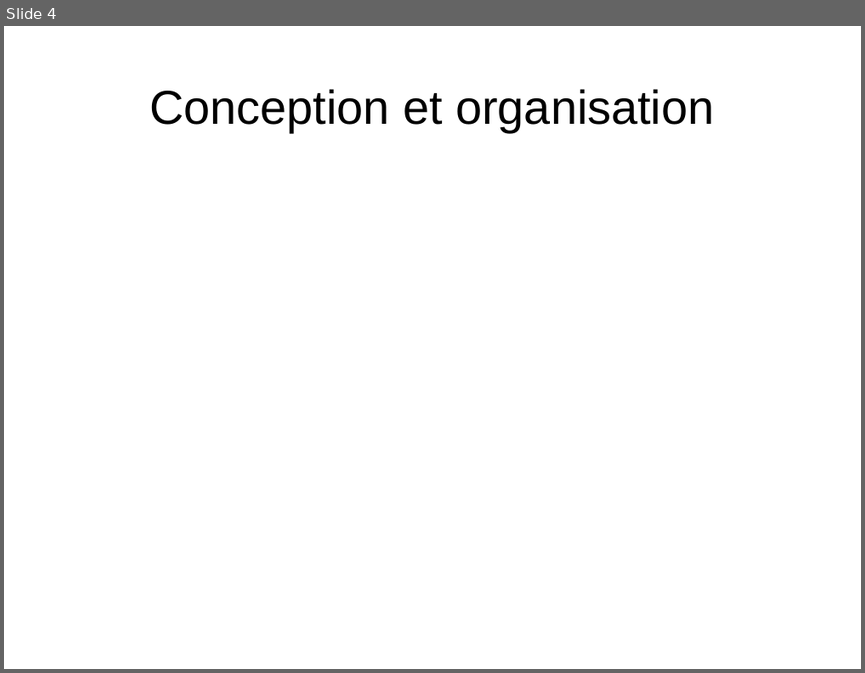
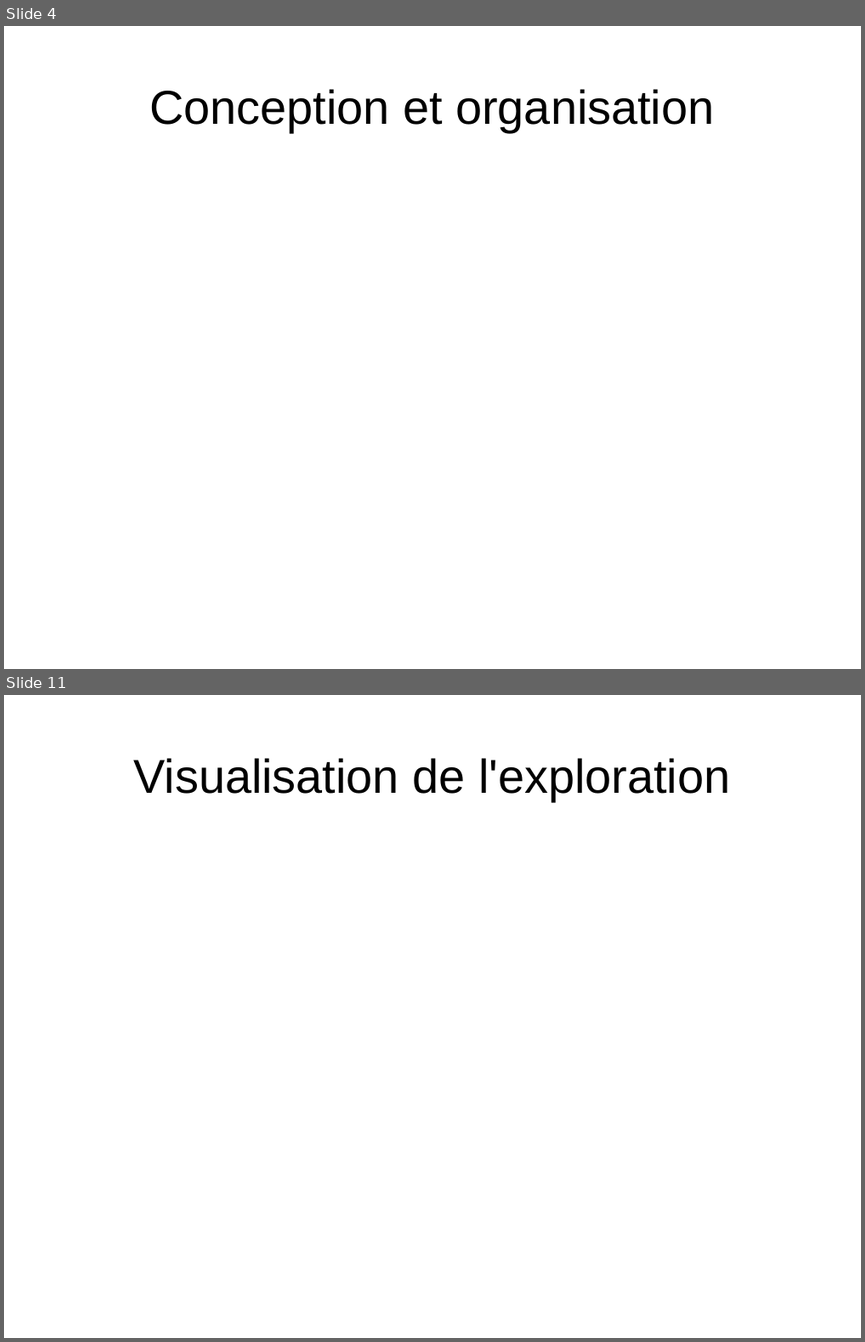
Before and after one commit to medrimonia/PFA-Nethack, a slide deck: papers/soutenance/soutenance.odp. Shown one above the other, each under a label of ours: slide 4 before the commit, slides 4 and 11 after it; the slides between them are not shown. The pictures are 865x673 and 865x1342 pixels, drawn with LibreOffice and Linux fonts; fonts in the diff are those of the drawing. Boxes give left, top, right and bottom in pixels: in the first picture for what was removed or moved away, otherwise in the second. Text is boxed around its words. In the diff, an @@ line names an element or a change of style, - is before the commit and + after.

```diff
--- a/papers/soutenance/soutenance.odp
+++ b/papers/soutenance/soutenance.odp
@@ slide 11 added at [4, 695, 861, 1338], background #FFFFFF @@
@@ title added at [133, 758, 730, 801], 44 pt, text #000000 @@
+Visualisation de l'exploration
```
Also in this commit, not shown: 1 slide changed, 9 other slides added.
